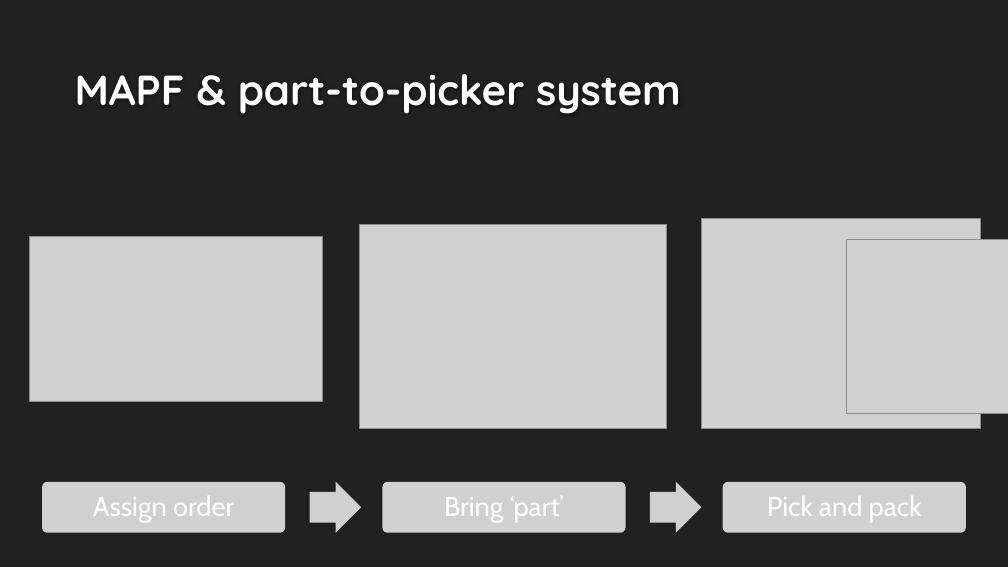
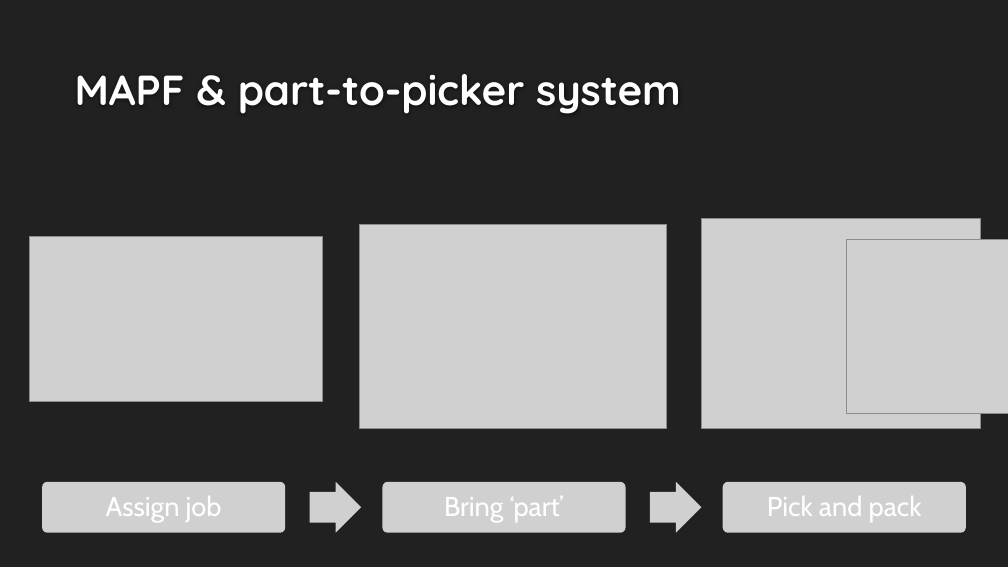
Before and after one commit to VikingDai/Honours-MAPF, a slide deck: slide 16 of Documents/Intermediate Presentation/Presentation Rev 3.pptx (slide 15 before the commit). Drawn at 1008x567 pixels with LibreOffice and Linux fonts; fonts in the diff are those of the drawing; grey boxes stand for pictures; background and template pictures are left out. Boxes give left, top, right and bottom in pixels: in the first picture for what was removed or moved away, otherwise in the second. Text is boxed around its words. In the diff, an @@ line names an element or a change of style, - is before the commit and + after.

```diff
--- a/Documents/Intermediate Presentation/Presentation Rev 3.pptx
+++ b/Documents/Intermediate Presentation/Presentation Rev 3.pptx
@@ text at [106,496,222,522]: text changed @@
-Assign order
+Assign job
```
Also in this commit, not shown: 6 other slides changed, 1 slide added.
